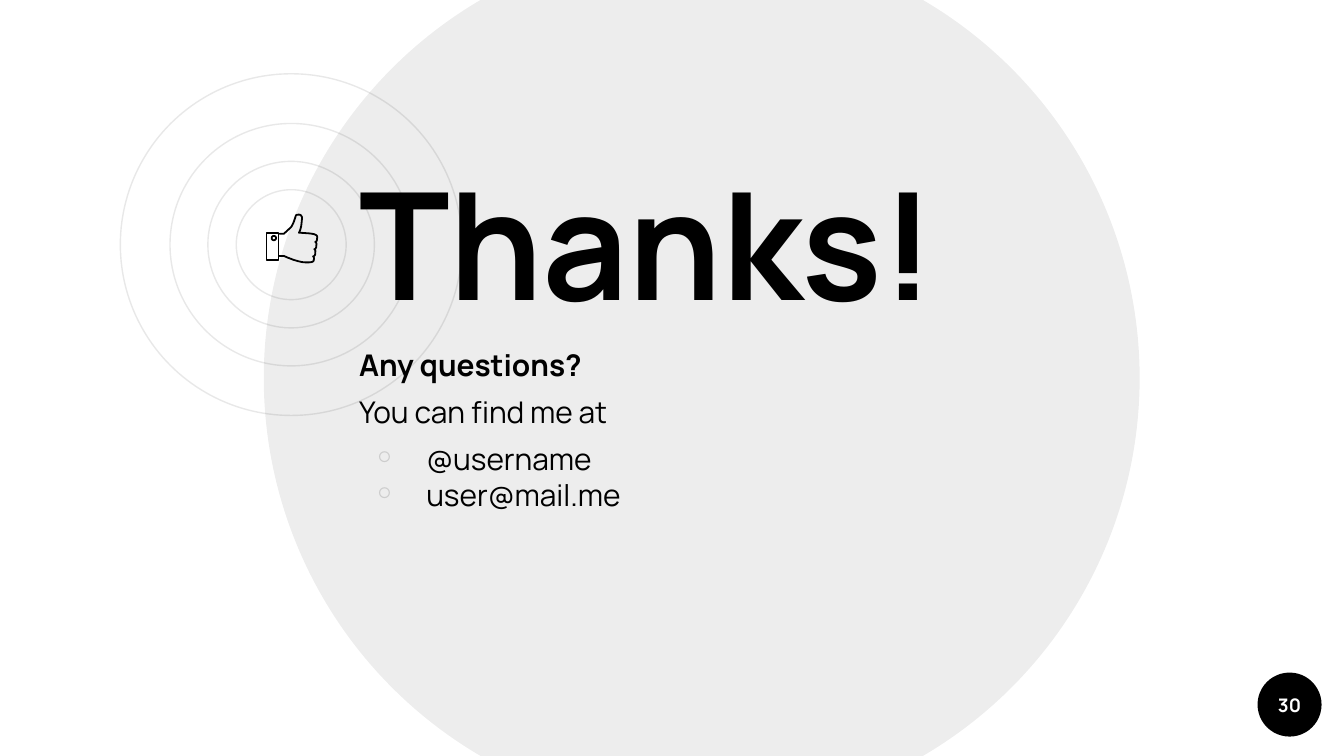
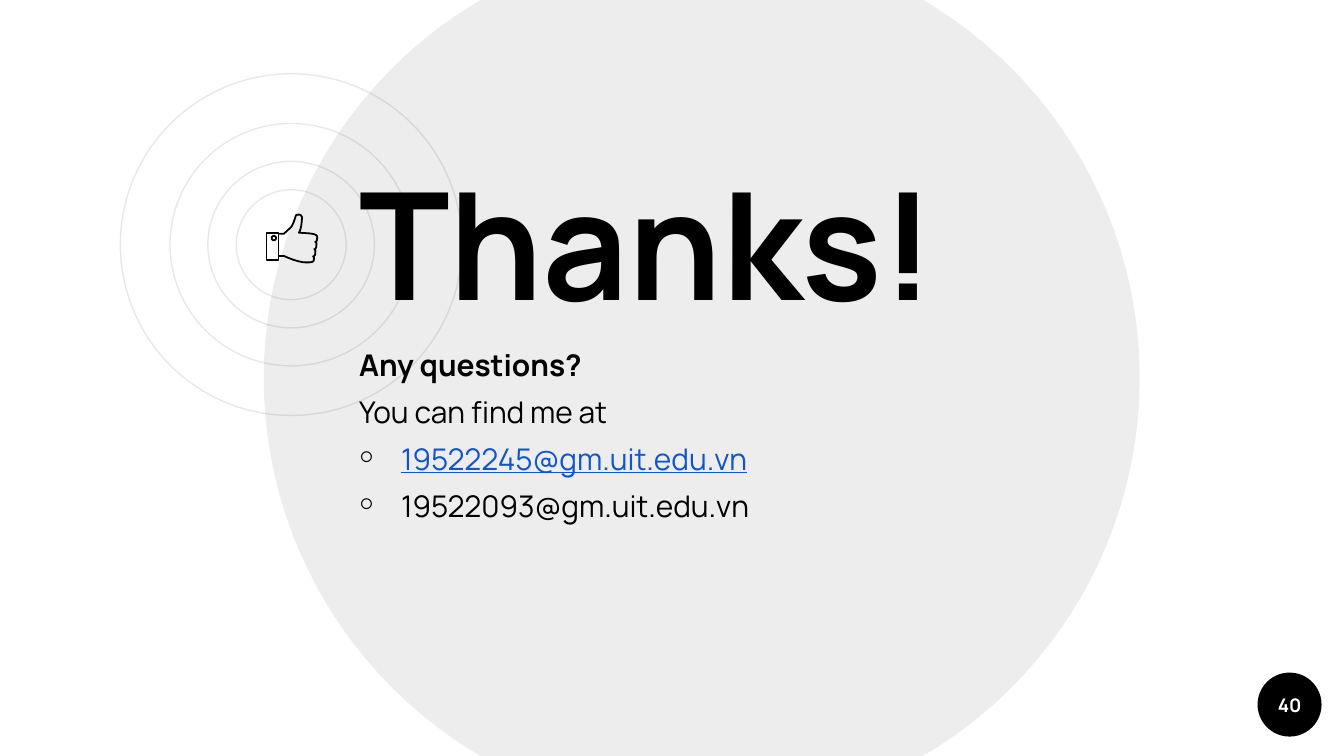
Before and after one commit to Nhatthanh1/CS523_N05, a slide deck: slide 40 of ExternalSort/ESshow.pptx (slide 30 before the commit). Drawn at 1344x756 pixels with LibreOffice and Linux fonts; fonts in the diff are those of the drawing. Boxes give left, top, right and bottom in pixels: in the first picture for what was removed or moved away, otherwise in the second. Text is boxed around its words. In the diff, an @@ line names an element or a change of style, - is before the commit and + after.

```diff
--- a/ExternalSort/ESshow.pptx
+++ b/ExternalSort/ESshow.pptx
@@ subtitle at (x1=401, y1=448, x2=749, y2=525): text changed; text colour #000000 to #1155CC @@
-￮ @username
-￮ user@mail.me
+￮ 19522245@gm.uit.edu.vn
+￮ 19522093@gm.uit.edu.vn
@@ page number at (x1=1278, y1=698, x2=1302, y2=713): text changed @@
-30
+40
```
Also in this commit, not shown: 6 other slides changed, 11 slides added, 1 slide removed.
